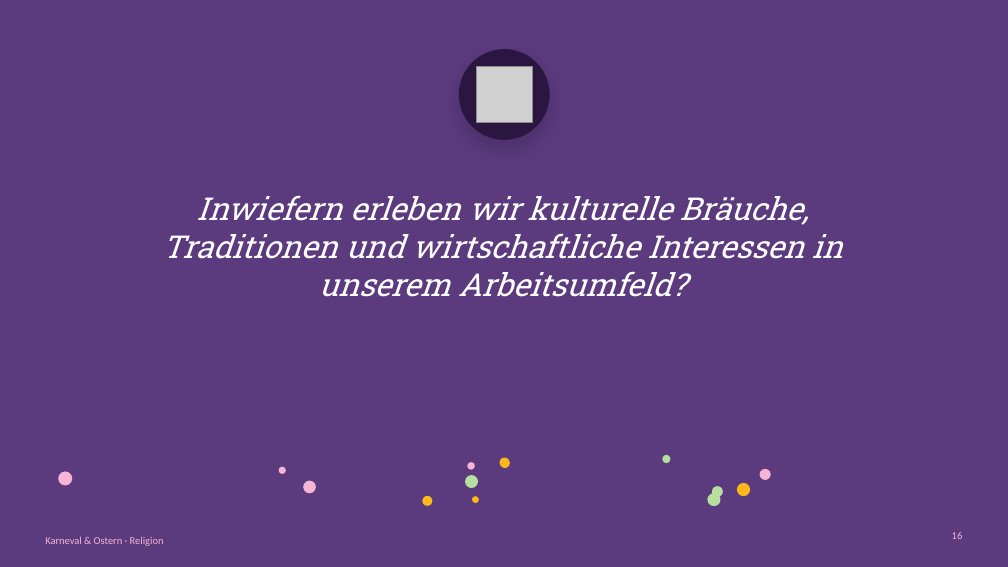
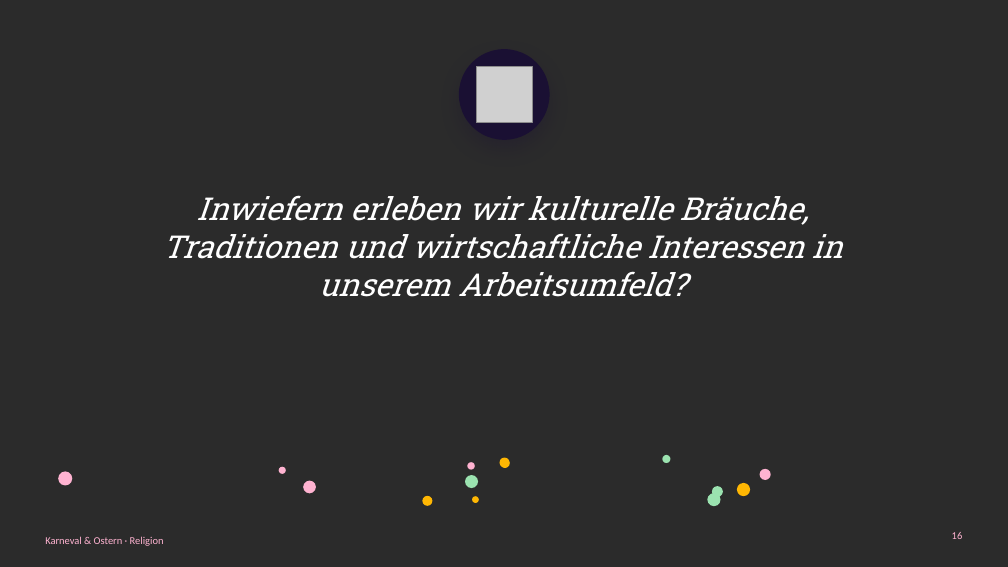
Before and after one commit to Flxrian/Erinnerung, a slide deck: slide 16 of Karneval_und_Ostern.pptx. Drawn at 1008x567 pixels with LibreOffice and Linux fonts; fonts in the diff are those of the drawing; grey boxes stand for pictures; background and template pictures are left out; a plain dark background stands for a picture behind light text. Boxes give left, top, right and bottom in pixels: in the first picture for what was removed or moved away, otherwise in the second. Text is boxed around its words. In the diff, an @@ line names an element or a change of style, - is before the commit and + after.

```diff
--- a/Karneval_und_Ostern.pptx
+++ b/Karneval_und_Ostern.pptx
@@ background #5B3A7E to picture (left out) @@
@@ ellipse at (x1=459, y1=49, x2=550, y2=140): fill #2A1640 to #1A1033; shadow changed @@
@@ fill #F6B5D4 to #FFB3D1 in 5 elements at (x1=467, y1=462, x2=475, y2=470), (x1=279, y1=467, x2=286, y2=473), (x1=760, y1=469, x2=771, y2=480), (x1=303, y1=481, x2=316, y2=494), (x1=58, y1=472, x2=73, y2=486) @@
@@ fill #FFB81C to #FFB703 in 5 elements at (x1=423, y1=496, x2=433, y2=506), (x1=472, y1=496, x2=479, y2=503), (x1=500, y1=457, x2=510, y2=467), (x1=737, y1=483, x2=751, y2=497), (x1=501, y1=459, x2=510, y2=468) @@
@@ fill #B6DFA0 to #9BE3B0 in 4 elements at (x1=662, y1=455, x2=671, y2=464), (x1=465, y1=475, x2=478, y2=488), (x1=712, y1=486, x2=723, y2=497), (x1=708, y1=493, x2=721, y2=506) @@
@@ text "Karneval & Ostern · Religion" at (x1=45, y1=536, x2=164, y2=546): text colour #F6B5D4 to #FFB3D1 @@
@@ page number at (x1=952, y1=532, x2=963, y2=539): text colour #F6B5D4 to #FFB3D1 @@
```
Also in this commit, not shown: 17 other slides changed.
